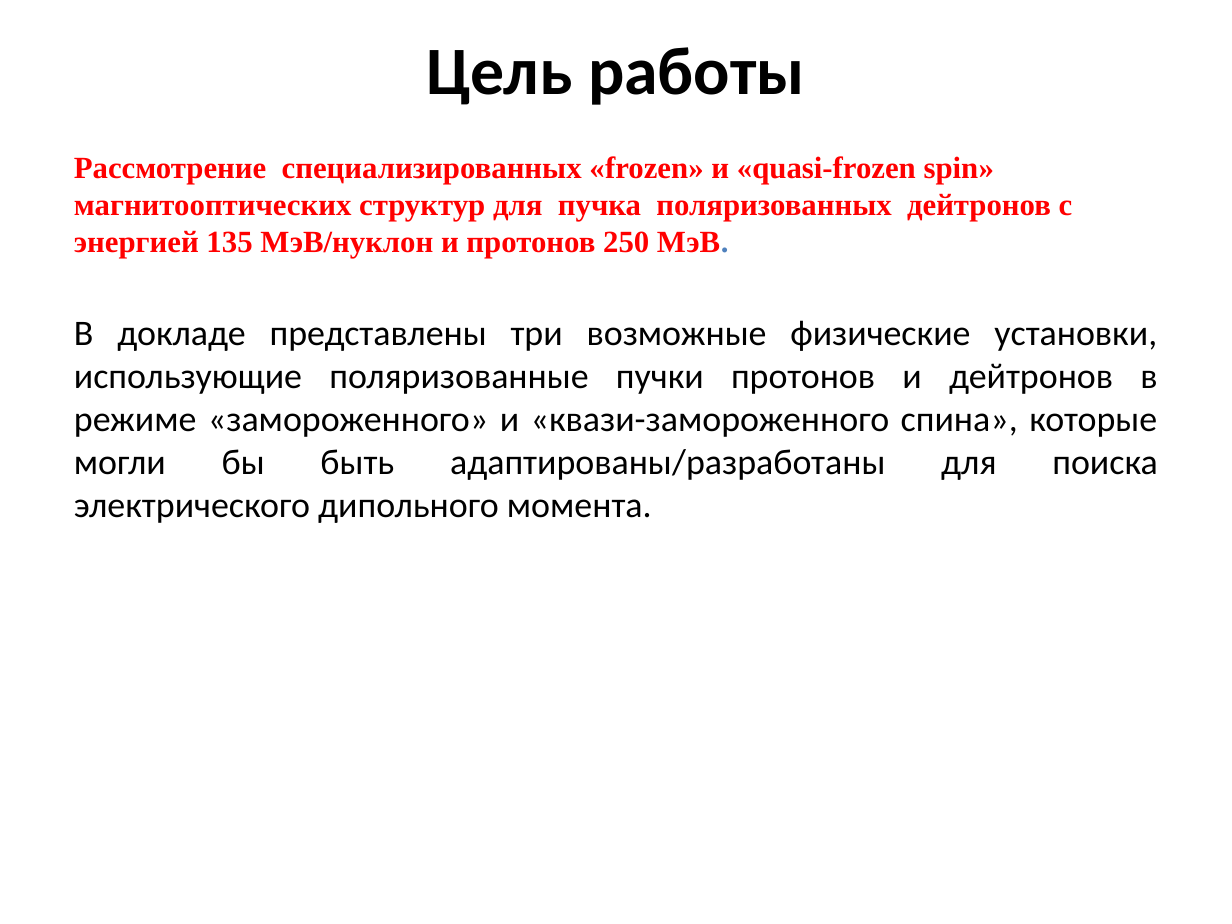
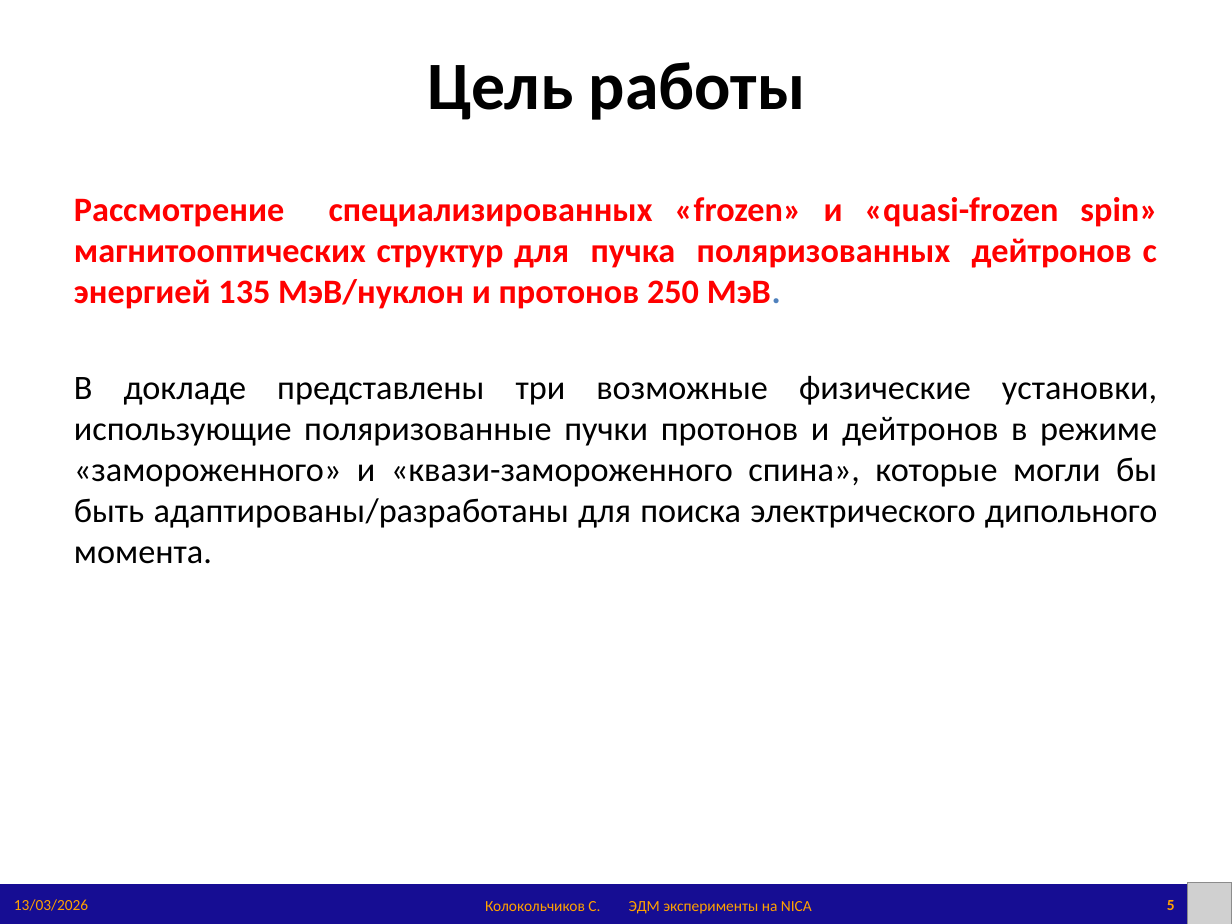
Before and after one commit to sergeybell/article, a slide deck: slide 5 of 2026/СЯФ'26/NSK'26_EDM_Kolokolchikov.pptx (slide 4 before the commit). Drawn at 1232x924 pixels with LibreOffice and Linux fonts; fonts in the diff are those of the drawing; grey boxes stand for pictures. Boxes give left, top, right and bottom in pixels: in the first picture for what was removed or moved away, otherwise in the second. Text is boxed around its words. In the diff, an @@ line names an element or a change of style, - is before the commit and + after.

```diff
--- a/2026/СЯФ'26/NSK'26_EDM_Kolokolchikov.pptx
+++ b/2026/СЯФ'26/NSK'26_EDM_Kolokolchikov.pptx
@@ title "Цель работы": place and size @@
-title "Цель работы" at bbox=[427, 47, 805, 105]
+title "Цель работы" at bbox=[427, 62, 806, 120]
@@ text "Рассмотрение специализированных «frozen» и «quasi-frozen ...": place and size @@
-text "Рассмотрение специализированных «frozen» и «quasi-frozen ..." at bbox=[74, 156, 1158, 523]
+text "Рассмотрение специализированных «frozen» и «quasi-frozen ..." at bbox=[74, 197, 1158, 564]
@@ text "Рассмотрение специализированных «frozen» и «quasi-frozen ..." at bbox=[74, 197, 1158, 564]: size 18 to 20 pt, font Times New Roman to Calibri in "Рассмотрение специализированных «frozen» и «quasi-frozen spi ..."; size 21 to 20 pt in "В докладе представлены три возможные физические установки, ..."; alignment left to justified @@
@@ rectangle added at bbox=[0, 885, 1232, 924], fill #160D93 @@
@@ text added at bbox=[14, 899, 88, 911], 9 pt, text #FFA100 @@
+13/03/2026
@@ picture added at bbox=[1188, 882, 1232, 924] @@
@@ text added at bbox=[485, 901, 600, 911], 9 pt, text #FFA100 @@
+Колокольчиков С.
@@ text added at bbox=[629, 901, 812, 914], 9 pt, text #FFA100 @@
+ЭДМ эксперименты на NICA
@@ page number added at bbox=[1167, 900, 1175, 910], 9 pt, text #FFA100, bold @@
+5
```
Also in this commit, not shown: 25 other slides changed, 5 slides added, 4 slides removed, 7 other files.
